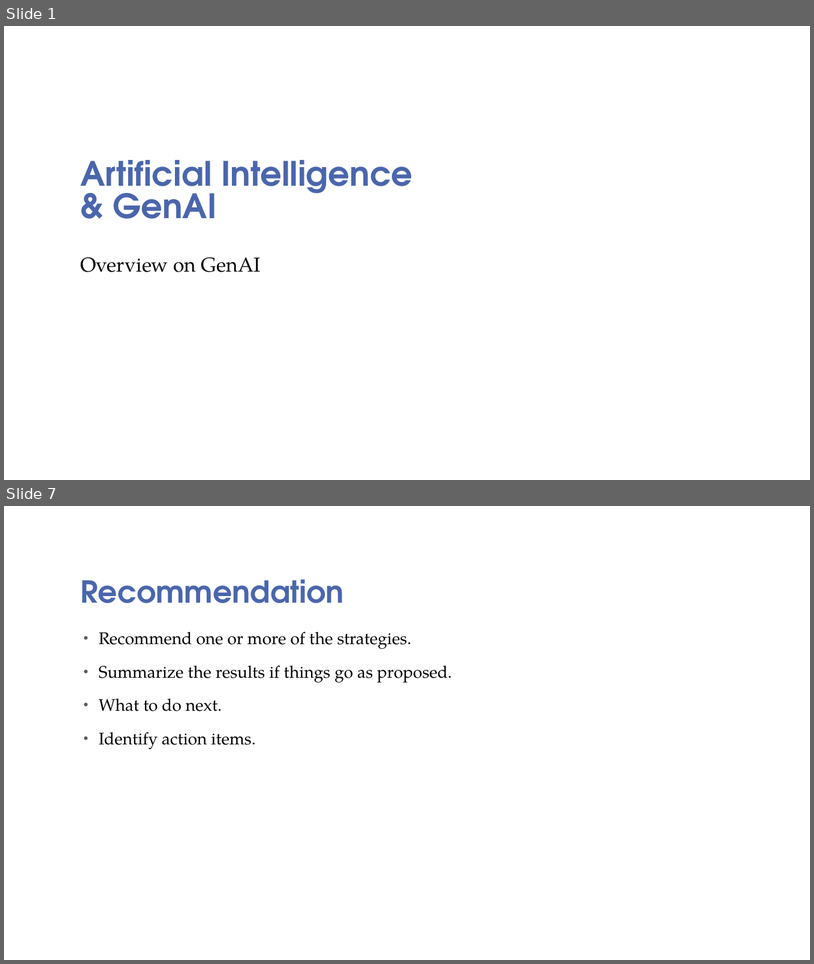
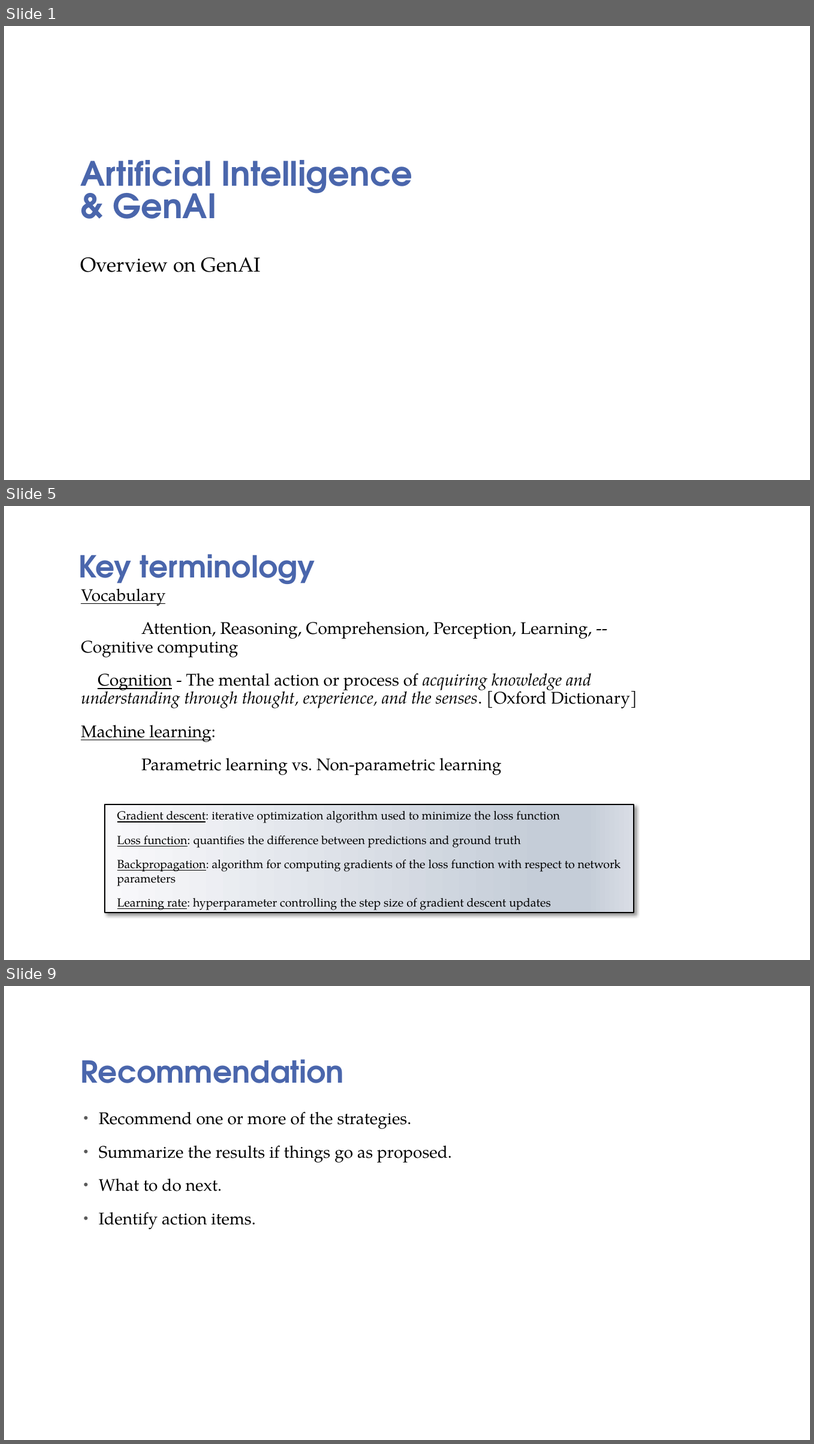
Before and after one commit to sswamyn/aiml_notes, a slide deck: AI_ML-GenAI-an-Overview-Q12024.pptx. Shown one above the other, each under a label of ours: slides 1 and 7 before the commit, slides 1, 5 and 9 after it; the slides between them are not shown. The pictures are 814x964 and 814x1444 pixels, drawn with LibreOffice and Linux fonts; fonts in the diff are those of the drawing; background and template pictures are left out. Boxes give left, top, right and bottom in pixels: in the first picture for what was removed or moved away, otherwise in the second. Text is boxed around its words. In the diff, an @@ line names an element or a change of style, - is before the commit and + after.

```diff
--- a/AI_ML-GenAI-an-Overview-Q12024.pptx
+++ b/AI_ML-GenAI-an-Overview-Q12024.pptx
@@ slide 5 added at box(4, 506, 810, 960), background picture (left out) @@
@@ title added at box(78, 554, 315, 591), 36 pt, text #4A66AC, bold @@
+Key terminology
@@ text added at box(81, 588, 638, 775), 20 pt, text #000000 @@
+Vocabulary
+Attention, Reasoning, Comprehension, Perception, Learning, -- Cognitive computing
+Cognition - The mental action or process of acquiring knowledge and understanding through thought, experience, and the senses. [Oxford Dictionary]
+Machine learning:
+Parametric learning vs. Non-parametric learning
@@ rectangle added at box(104, 804, 634, 912), fill gradient #F9F9FB to #C5CDD8 to #D9DDE5, outline #000000 1.5 pt, 14 pt, text #000000 @@
+Gradient descent: iterative optimization algorithm used to minimize the loss function
+Loss function: quantifies the difference between predictions and ground truth
+Backpropagation: algorithm for computing gradients of the loss function with respect to network parameters
+Learning rate: hyperparameter controlling the step size of gradient descent updates
@@ what was slide 7 is now slide 9 @@
```
Also in this commit, not shown: 2 slides changed, 7 other slides added, 3 slides removed, 4 other files.
